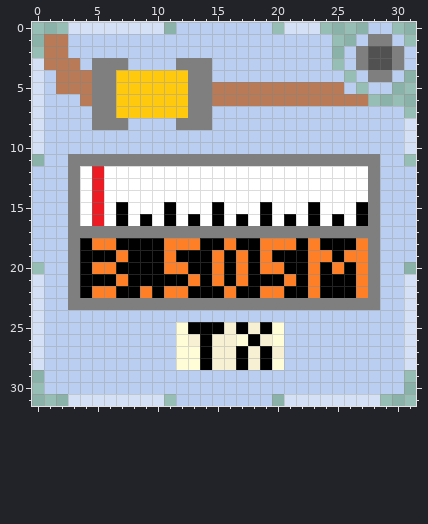
Two states of a pixel-art sprite, Icons/Morse Code.png. The picture above was drawn from the file before the commit.
The file is 32x32 pixels. Colours within 5 levels of each other are drawn and written as one.
After the commit:
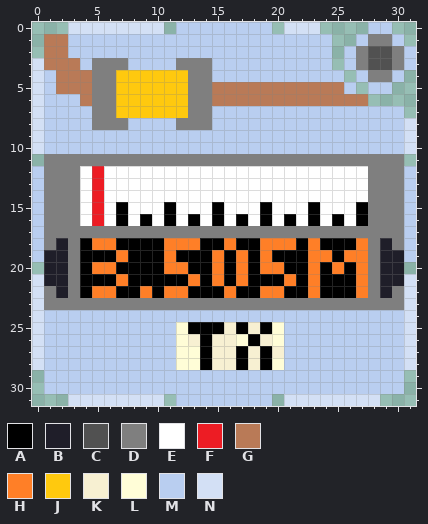
Palette (. is transparent): A #000000  B #1f1e29  C #515151  D #7f7f7f  E #ffffff  F #ed1c24  G #b97a57  H #ff7f27  J #ffc90e  K #f7f0d2  L #fffdd7  M #b9cef0  N #d3e0f5
Difference:
@@ x 0..31 @@
 10 NMMMMMMMMMMMMMMMMMMMMMMMMMMMMMMN
-11 .MMDDDDDDDDDDDDDDDDDDDDDDDDDDMM.
-12 MMMDEFEEEEEEEEEEEEEEEEEEEEEEDMMM
-13 MMMDEFEEEEEEEEEEEEEEEEEEEEEEDMMM
-14 MMMDEFEEEEEEEEEEEEEEEEEEEEEEDMMM
-15 MMMDEFEAEEEAEEEAEEEAEEEAEEEADMMM
-16 MMMDEFEAEAEAEAEAEAEAEAEAEAEADMMM
-17 MMMDDDDDDDDDDDDDDDDDDDDDDDDDDMMM
-18 MMMDAHHAAAAHHHAAHAAHHHAHAAAHDMMM
-19 MMMDAAAHAAAHAAAHAHAHAAAHHAHHDMMM
-20 .MMDAHHAAAAHHAAHAHAHHAAHAHAHDMM.
-21 NMMDAAAHAAAAAHAHAHAAAHAHAAAHDMMN
-22 NMMDAHHAAHAHHAAAHAAHHAAHAAAHDMMN
-23 NMMDDDDDDDDDDDDDDDDDDDDDDDDDDMMN
+11 .DDDDDDDDDDDDDDDDDDDDDDDDDDDDDD.
+12 MDDDEFEEEEEEEEEEEEEEEEEEEEEEDDDM
+13 MDDDEFEEEEEEEEEEEEEEEEEEEEEEDDDM
+14 MDDDEFEEEEEEEEEEEEEEEEEEEEEEDDDM
+15 MDDDEFEAEEEAEEEAEEEAEEEAEEEADDDM
+16 MDDDEFEAEAEAEAEAEAEAEAEAEAEADDDM
+17 MDDDDDDDDDDDDDDDDDDDDDDDDDDDDDDM
+18 MDBDAHHAAAAHHHAAHAAHHHAHAAAHDBDM
+19 MBBDAAAHAAAHAAAHAHAHAAAHHAHHDBBM
+20 .BBDAHHAAAAHHAAHAHAHHAAHAHAHDBB.
+21 NBBDAAAHAAAAAHAHAHAAAHAHAAAHDBBN
+22 NDBDAHHAAHAHHAAAHAAHHAAHAAAHDBDN
+23 NDDDDDDDDDDDDDDDDDDDDDDDDDDDDDDN
 24 NMMMMMMMMMMMMMMMMMMMMMMMMMMMMMMN
